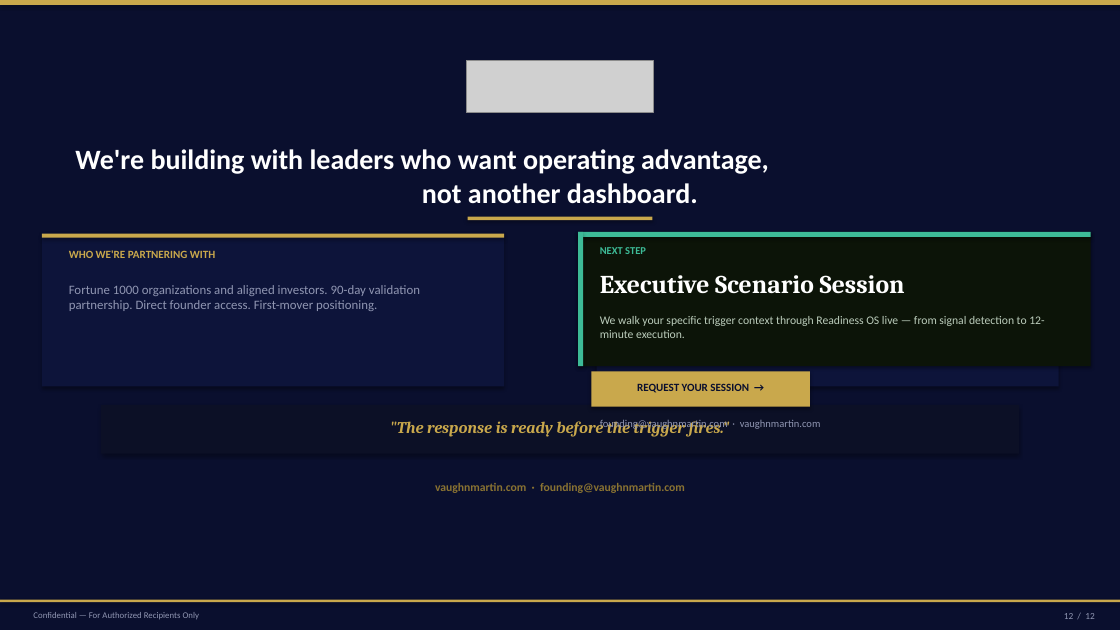
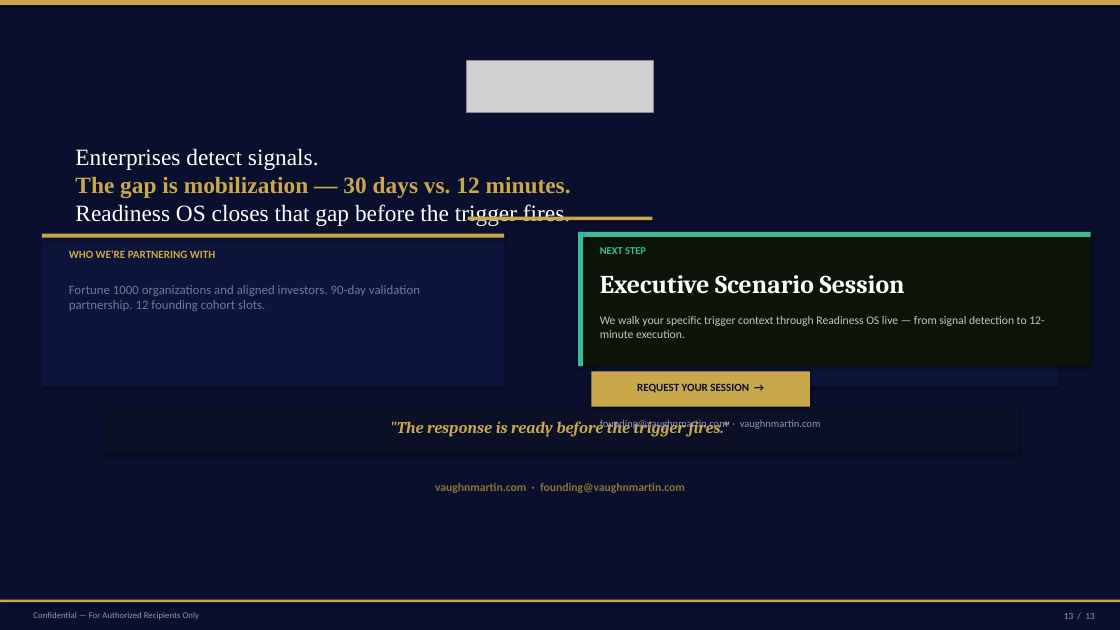
Before and after one commit to mbrunke18/CodePlatform1, a slide deck: slide 13 of attached_assets/VaughnMartin_Pitch_Deck_12Slide_FINAL.pptx (slide 12 before the commit). Drawn at 1120x630 pixels with LibreOffice and Linux fonts; fonts in the diff are those of the drawing; grey boxes stand for pictures. Boxes give left, top, right and bottom in pixels: in the first picture for what was removed or moved away, otherwise in the second. Text is boxed around its words. In the diff, an @@ line names an element or a change of style, - is before the commit and + after.

```diff
--- a/attached_assets/VaughnMartin_Pitch_Deck_12Slide_FINAL.pptx
+++ b/attached_assets/VaughnMartin_Pitch_Deck_12Slide_FINAL.pptx
@@ text at <box>75,148,571,226</box>: text changed; size 24 to 20 pt; font Calibri to Times New Roman; bold off @@
-We're building with leaders who want operating advantage,
-not another dashboard.
+Enterprises detect signals.
+The gap is mobilization — 30 days vs. 12 minutes.
+Readiness OS closes that gap before the trigger fires.
@@ text at <box>69,285,420,311</box>: text changed; text colour #9096B2 to #70789A @@
-Fortune 1000 organizations and aligned investors. 90-day validation partnership. Direct founder access. First-mover positioning.
+Fortune 1000 organizations and aligned investors. 90-day validation partnership. 12 founding cohort slots.
```
Also in this commit, not shown: 11 other slides changed, 1 slide added, 2 other files.
